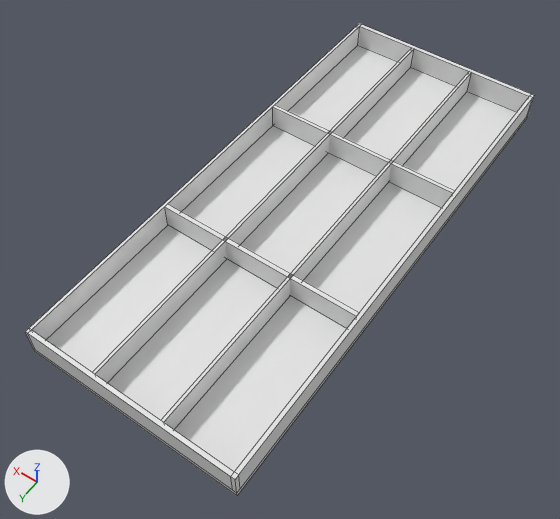
A saved change to the Blender file Assets/Models/Props/ChemicalTray/chemical tray.blend.
Rendered twice from a 50 mm camera at (-0.508, 0.81, 1.102) aimed at (0.013, 0.08, -0.045). Lighting does not change. The marker at lower left points along +X, +Y and +Z. Mesh edges are drawn as thin lines.
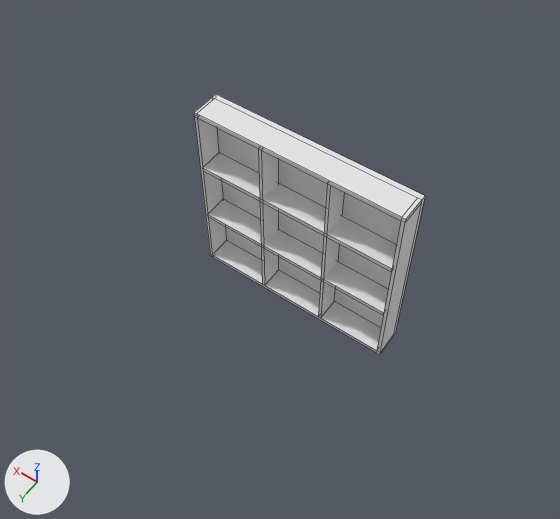
Edits to the bpy script that builds the scene:
```text
Change me_cube_001:
    used by ob_cube; location = (0.0, 0.0, 0.0)
    remove me_cube_001.from_pydata(...)  # 68 vertices, 42 faces; spans x -0.21..0.21, y -0.5..0.5, z 0.0..0.06
    add me_cube_001.from_pydata(...)  # 68 vertices, 42 faces; spans x -0.21..0.21, y 0.0..0.06, z -0.2..0.2
    me_cube_001 part 1: the loose piece of 8 vertices spanning x -0.202..0.204, y 0.161..0.169, z 0.01..0.06 is turned -90 degrees about the x axis through its middle, then moved by (0.0, -0.13, -0.1)
    me_cube_001 part 2: the loose piece of 8 vertices spanning x -0.202..0.204, y -0.17..-0.161, z 0.01..0.06 is turned -90 degrees about the x axis through its middle, then moved by (0.0, 0.201, 0.03)
    me_cube_001 part 3: 52 of 68 vertices moved; they spanned x -0.21..0.21, y -0.5..0.5, z 0.0..0.06 and now span x -0.21..0.21, y 0.0..0.06, z -0.2..0.2; mean shift (0.0, 0.032, -0.032); largest move (0.21, -0.5, 0.06) -> (0.21, 0.06, 0.2)
```

What differs and where, as boxes (x1, y1, x2, y2) in the pictures (560 x 519 px; the box of a moved part takes in the faces that stretch with it):
'Cube', reshaped (55% narrower, 45% shorter)
    before: (25, 23, 535, 496)
    after: (194, 94, 425, 355)
part 1 of me_cube_001, moved or reshaped
    before: (165, 204, 359, 328)
    after: (208, 199, 388, 315)
part 2 of me_cube_001, moved or reshaped
    before: (273, 105, 455, 208)
    after: (203, 152, 397, 272)
part 3 of me_cube_001, moved or reshaped
    before: (25, 23, 535, 496)
    after: (194, 94, 425, 355)
